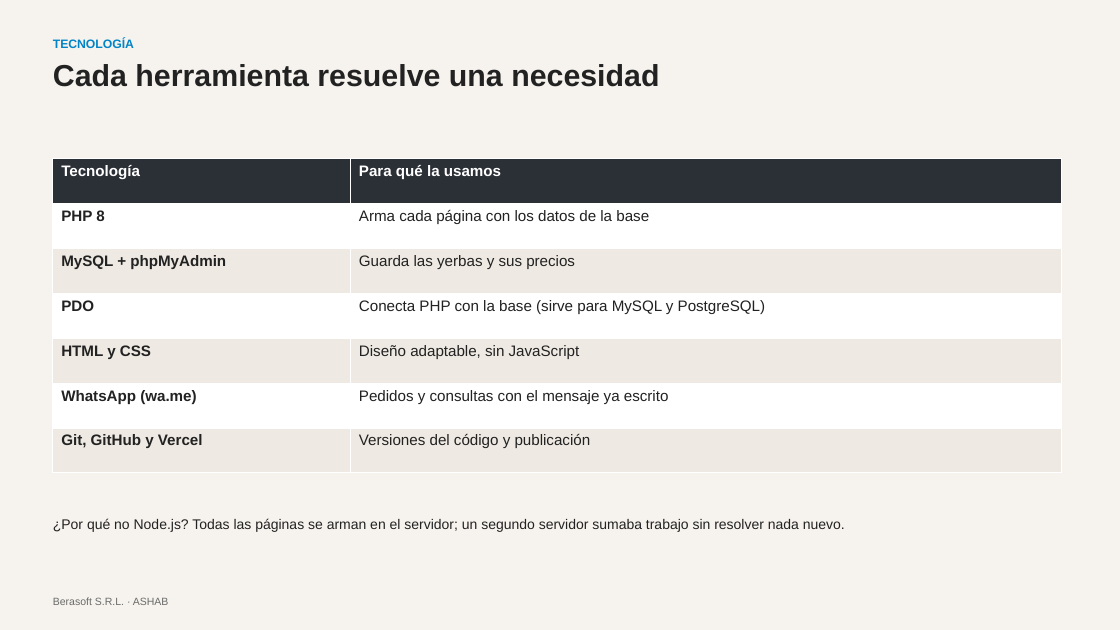
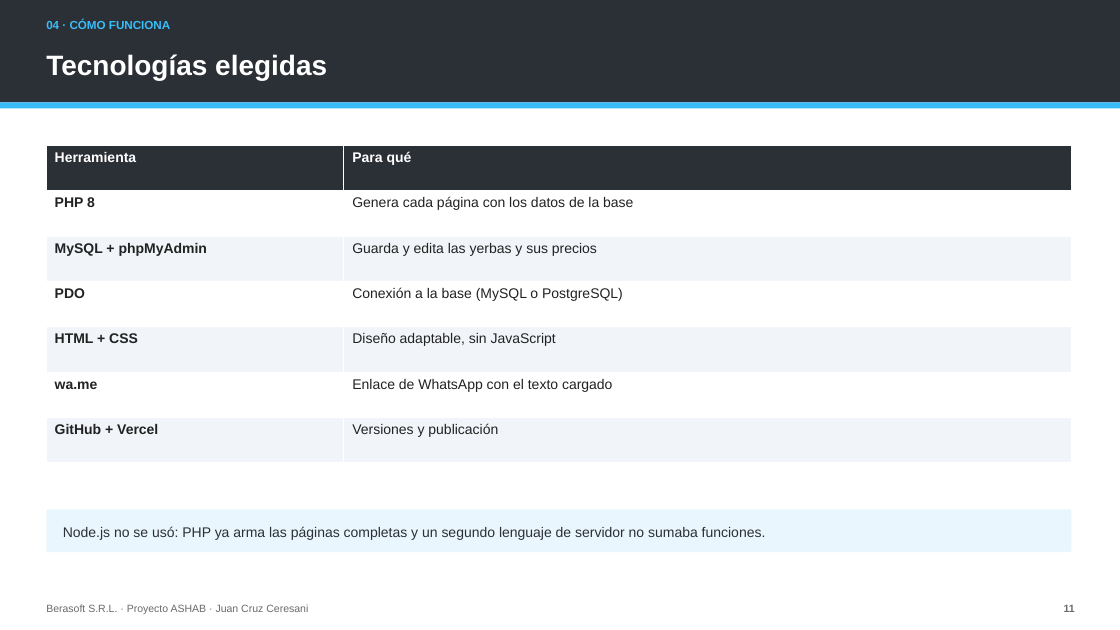
Before and after one commit to Gambeta-latorre/proyecto-consultora, a slide deck: slide 11 of 06_Documentos/Presentacion_ASHAB_Berasoft.pptx (slide 9 before the commit). Drawn at 1120x630 pixels with LibreOffice and Linux fonts; fonts in the diff are those of the drawing. Boxes give left, top, right and bottom in pixels: in the first picture for what was removed or moved away, otherwise in the second. Text is boxed around its words. In the diff, an @@ line names an element or a change of style, - is before the commit and + after.

```diff
--- a/06_Documentos/Presentacion_ASHAB_Berasoft.pptx
+++ b/06_Documentos/Presentacion_ASHAB_Berasoft.pptx
@@ background #F6F3EE to #FFFFFF @@
@@ rectangle added at [0, 0, 1120, 103], fill #2B2F36 @@
@@ text added at [46, 20, 170, 29], 10 pt, text #38BDF8, bold @@
+04 · CÓMO FUNCIONA
@@ text added at [46, 54, 327, 80], 24 pt, text #FFFFFF, bold @@
+Tecnologías elegidas
@@ text removed at [53, 39, 134, 48] @@
-TECNOLOGÍA
@@ text removed at [53, 64, 659, 87] @@
-Cada herramienta resuelve una necesidad
@@ rectangle added at [0, 103, 1120, 108], fill #38BDF8 @@
@@ table at [46, 145, 1071, 463] @@
-row 1, column 1: Tecnología
+row 1, column 1: Herramienta
-row 1, column 2: Para qué la usamos
+row 1, column 2: Para qué
-row 2, column 2: Arma cada página con los datos de la base
+row 2, column 2: Genera cada página con los datos de la base
-row 3, column 2: Guarda las yerbas y sus precios
+row 3, column 2: Guarda y edita las yerbas y sus precios
-row 4, column 2: Conecta PHP con la base (sirve para MySQL y PostgreSQL)
+row 4, column 2: Conexión a la base (MySQL o PostgreSQL)
-row 5, column 1: HTML y CSS
+row 5, column 1: HTML + CSS
-row 6, column 1: WhatsApp (wa.me)
+row 6, column 1: wa.me
-row 6, column 2: Pedidos y consultas con el mensaje ya escrito
+row 6, column 2: Enlace de WhatsApp con el texto cargado
-row 7, column 1: Git, GitHub y Vercel
+row 7, column 1: GitHub + Vercel
-row 7, column 2: Versiones del código y publicación
+row 7, column 2: Versiones y publicación
@@ fill #EEEAE3 to #F1F5F9 in 6 cells @@
@@ size 13 to 12 pt in "PHP 8", "MySQL + phpMyAdmin", "PDO", "Diseño adaptable, sin JavaScript" @@
@@ table: place and size @@
-table at [53, 159, 1061, 473]
+table at [46, 145, 1071, 463]
@@ rounded rectangle added at [46, 509, 1071, 552], fill #EAF6FD @@
@@ text at [63, 526, 766, 540]: text changed; text colour #222222 to #2B2F36 @@
-¿Por qué no Node.js? Todas las páginas se arman en el servidor; un segundo servidor sumaba trabajo sin resolver nada nuevo.
+Node.js no se usó: PHP ya arma las páginas completas y un segundo lenguaje de servidor no sumaba funciones.
@@ text "Node.js no se usó: PHP ..." at [63, 526, 766, 540]: vertical alignment top to middle @@
@@ text at [46, 604, 308, 614]: text changed @@
-Berasoft S.R.L. · ASHAB
+Berasoft S.R.L. · Proyecto ASHAB · Juan Cruz Ceresani
@@ text added at [1064, 605, 1075, 612], 9 pt, text #6B6B6B, bold @@
+11
```
Also in this commit, not shown: 6 other slides changed, 14 slides added, 12 slides removed, 5 other files.
